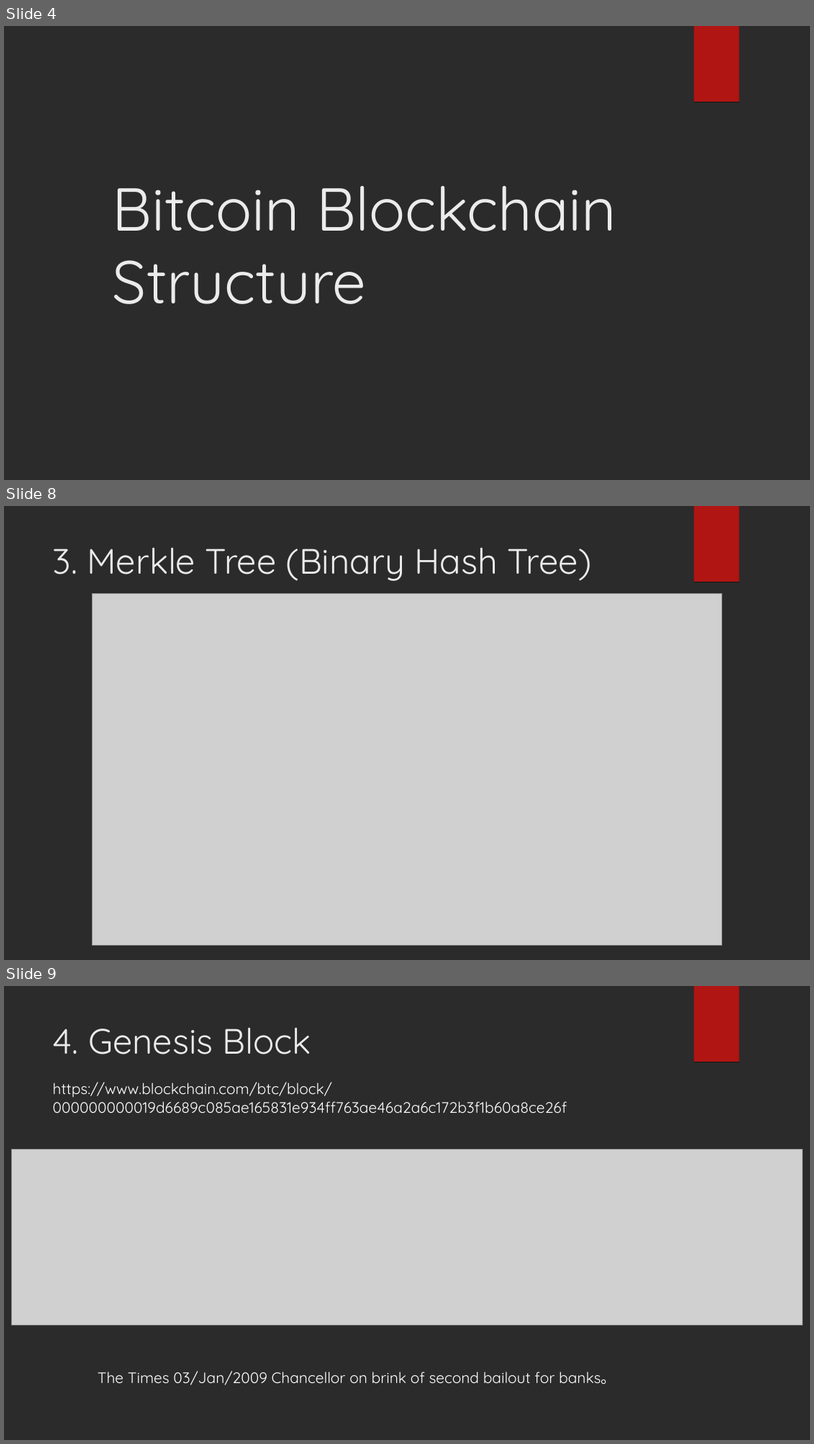
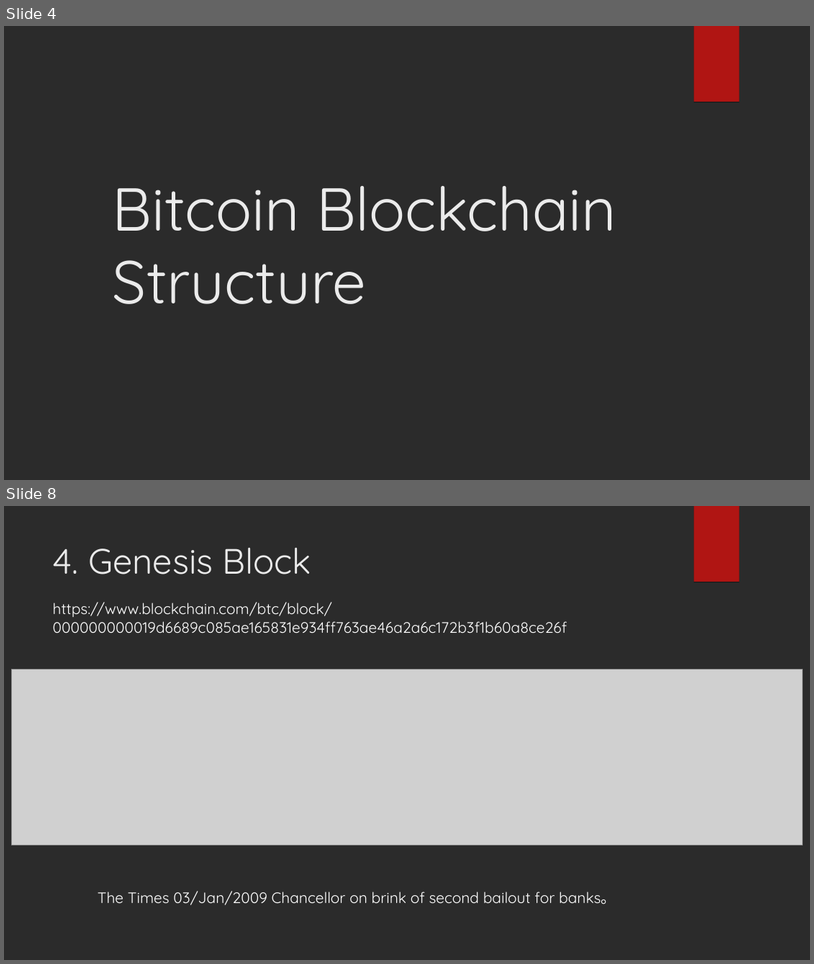
Before and after one commit to ddlzoe/PersonalBlog, a slide deck: Blockchain.ppt. Shown one above the other, each under a label of ours: slides 4, 8 and 9 before the commit, slides 4 and 8 after it; the slides between them are not shown. The pictures are 814x1444 and 814x964 pixels, drawn with LibreOffice and Linux fonts; fonts in the diff are those of the drawing; grey boxes stand for pictures; background and template pictures are left out; a plain dark background stands for a picture behind light text. Boxes give left, top, right and bottom in pixels: in the first picture for what was removed or moved away, otherwise in the second. Text is boxed around its words. In the diff, an @@ line names an element or a change of style, - is before the commit and + after.

```diff
--- a/Blockchain.ppt
+++ b/Blockchain.ppt
@@ slide 8 removed at box(4, 506, 810, 960), background picture (left out); not listed: 1 template element that a slide beside it also shows @@
@@ title removed at box(53, 547, 592, 581) @@
-3. Merkle Tree (Binary Hash Tree)
@@ picture removed at box(93, 594, 722, 945) @@
@@ what was slide 9 is now slide 8 @@
```
Also in this commit, not shown: 4 slides changed, 1 other slide removed.
